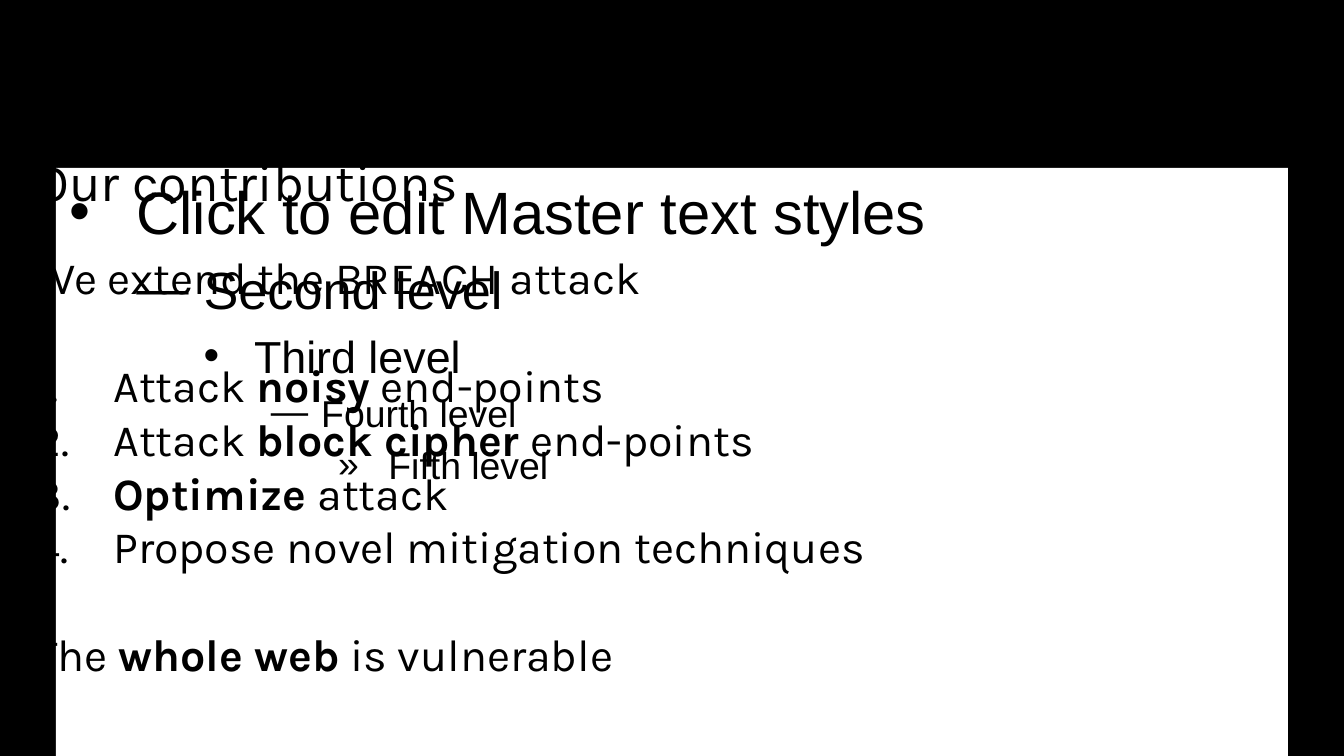
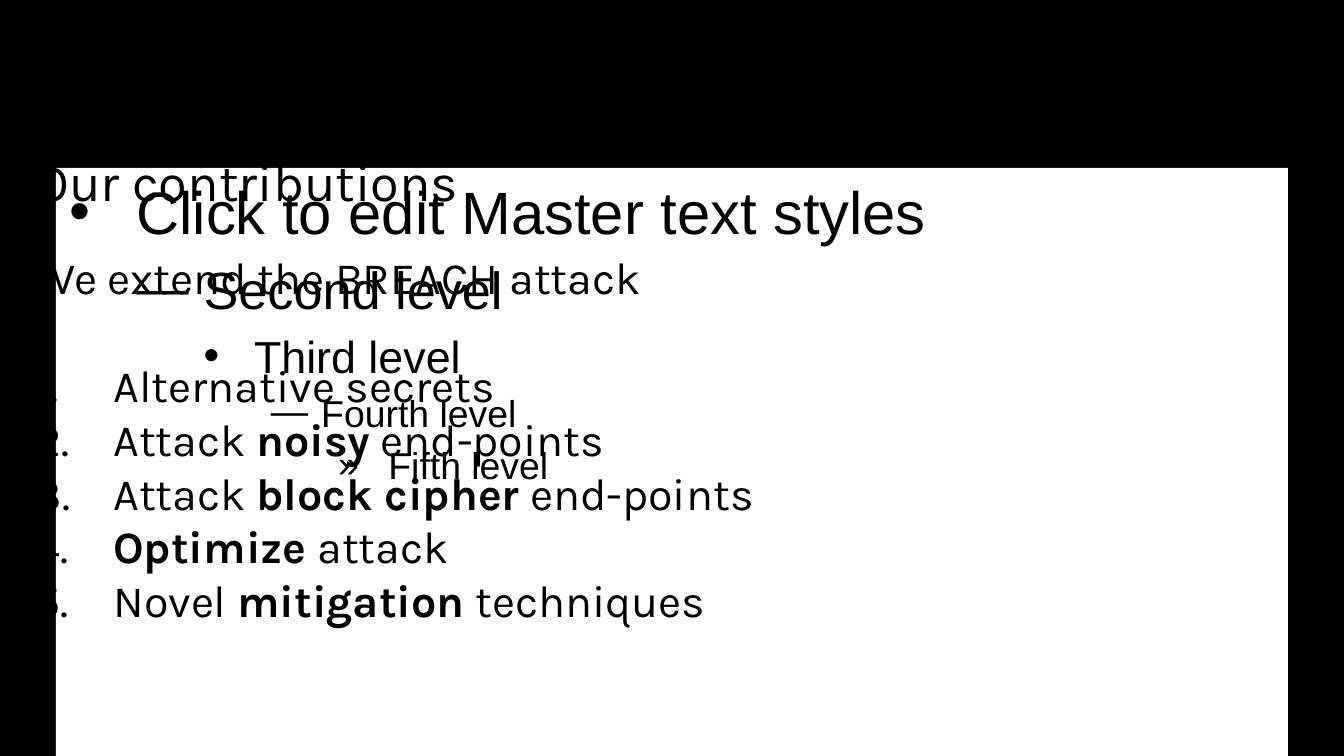
Before and after one commit to decrypto-org/rupture, a slide deck: slide 16 of etc/Black Hat Asia 2016/asia-16-Practical-New-Developments-In-The-BREACH-Attack.pptx. Drawn at 1344x756 pixels with LibreOffice and Linux fonts; fonts in the diff are those of the drawing; background and template pictures are left out. Boxes give left, top, right and bottom in pixels: in the first picture for what was removed or moved away, otherwise in the second. Text is boxed around its words. In the diff, an @@ line names an element or a change of style, - is before the commit and + after.

```diff
--- a/etc/Black Hat Asia 2016/asia-16-Practical-New-Developments-In-The-BREACH-Attack.pptx
+++ b/etc/Black Hat Asia 2016/asia-16-Practical-New-Developments-In-The-BREACH-Attack.pptx
@@ text at (113, 361, 495, 413): paragraph added @@
+1. Alternative secrets
@@ text at (113, 585, 705, 628): text changed @@
-4. Propose novel mitigation techniques
-The whole web is vulnerable
+5. Novel mitigation techniques
```
Also in this commit, not shown: 8 other slides changed, 11 slides added, 1 slide removed, 1 other file.
